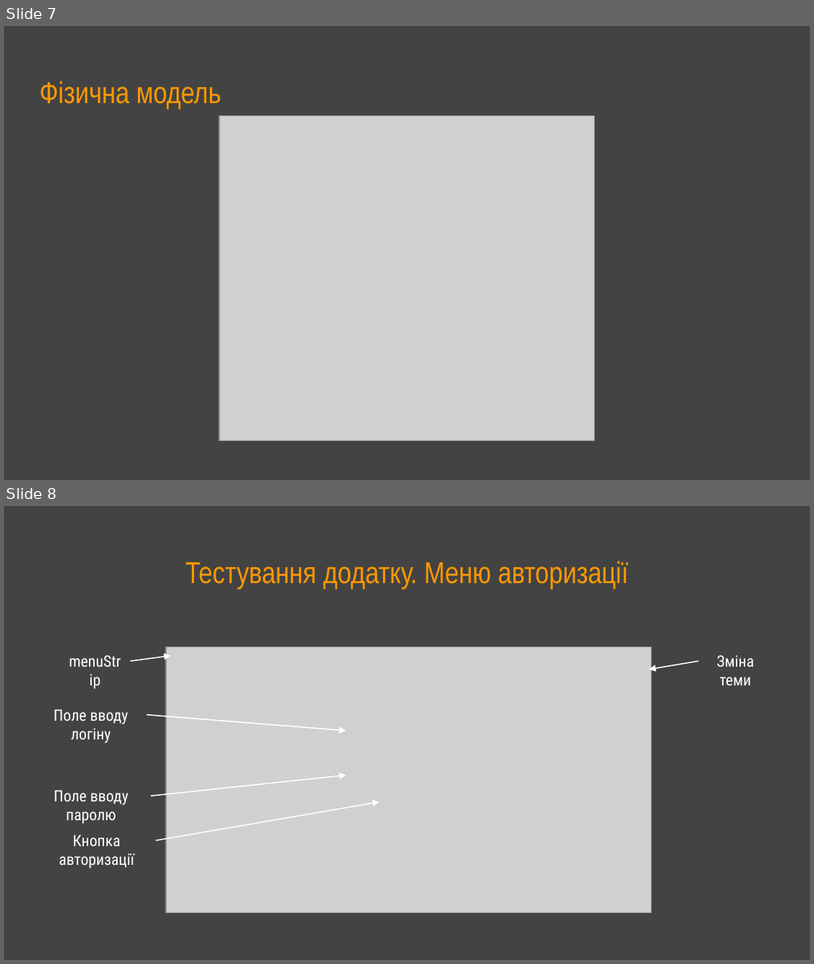
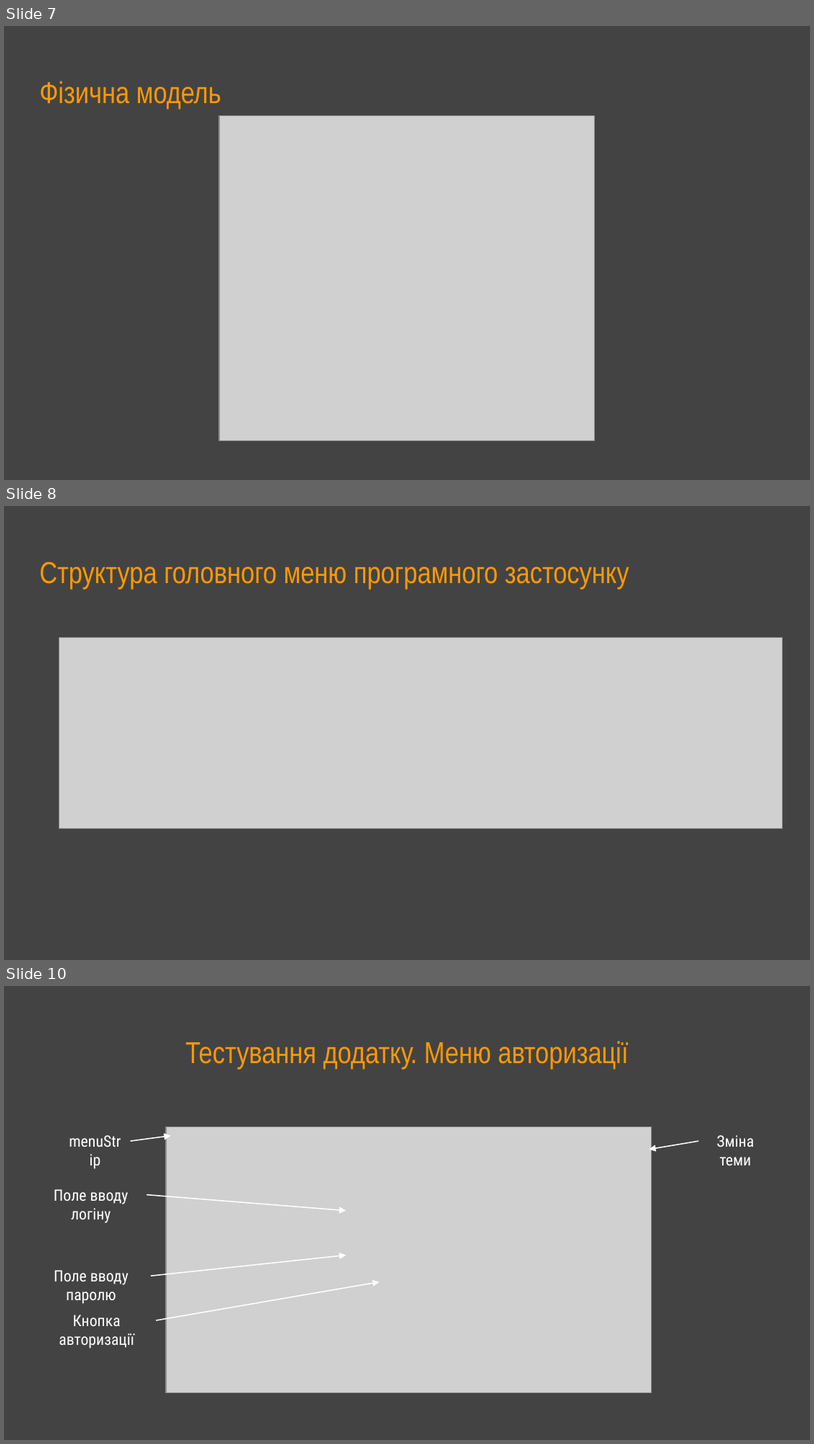
Before and after one commit to ihorpolynko/bicycle-repair-shop-polynko-kn-23-1, a slide deck: documentation/Презентація курсової роботи Полинько КН-23-1 2025.pptx. Shown one above the other, each under a label of ours: slides 7 and 8 before the commit, slides 7, 8 and 10 after it; the slides between them are not shown. The pictures are 814x964 and 814x1444 pixels, drawn with LibreOffice and Linux fonts; fonts in the diff are those of the drawing; grey boxes stand for pictures. Boxes give left, top, right and bottom in pixels: in the first picture for what was removed or moved away, otherwise in the second. Text is boxed around its words. In the diff, an @@ line names an element or a change of style, - is before the commit and + after.

```diff
--- a/documentation/Презентація курсової роботи Полинько КН-23-1 2025.pptx
+++ b/documentation/Презентація курсової роботи Полинько КН-23-1 2025.pptx
@@ slide 8 added at <box>4,506,810,960</box>, background #434343 @@
@@ title added at <box>39,561,630,590</box>, 27 pt, text #FF9900 @@
+Структура головного меню програмного застосунку
@@ picture added at <box>59,638,783,828</box> @@
@@ what was slide 8 is now slide 10 @@
```
Also in this commit, not shown: 2 other slides added, 1 slide removed, 1 other file.
